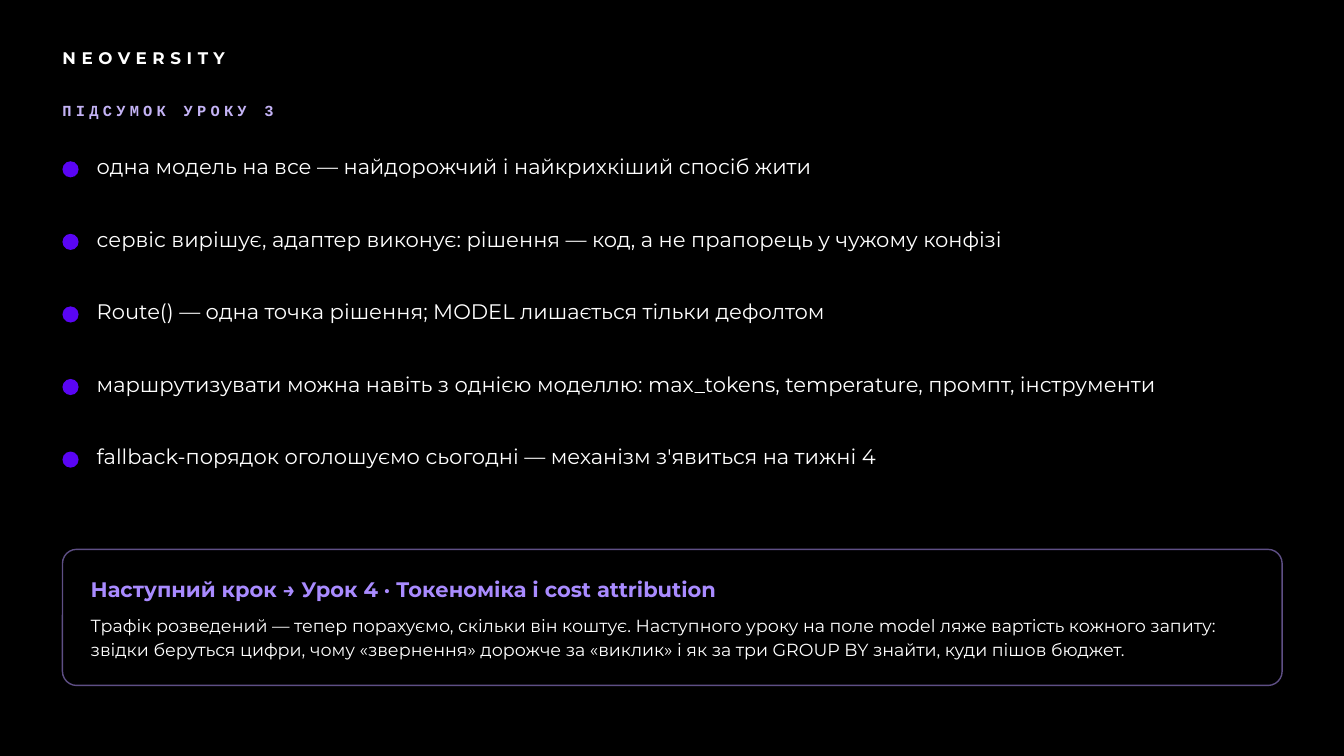
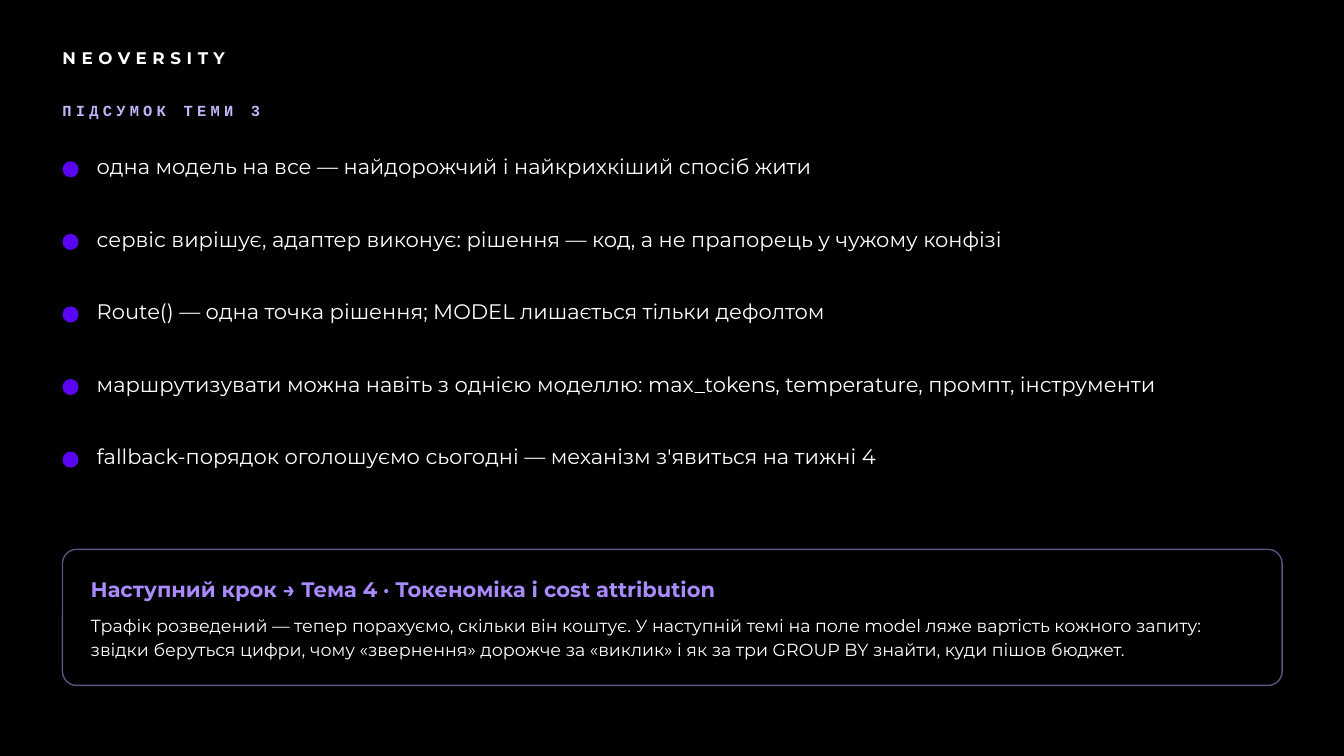
Before and after one commit to TarasFedorenkoFTV/llmops-bootcamp, a slide deck: slide 27 of docs/decks/L03.pptx. Drawn at 1344x756 pixels with LibreOffice and Linux fonts; fonts in the diff are those of the drawing; background and template pictures are left out. Boxes give left, top, right and bottom in pixels: in the first picture for what was removed or moved away, otherwise in the second. Text is boxed around its words. In the diff, an @@ line names an element or a change of style, - is before the commit and + after.

```diff
--- a/docs/decks/L03.pptx
+++ b/docs/decks/L03.pptx
@@ text at (62,105,260,119): text changed @@
-ПІДСУМОК УРОКУ 3
+ПІДСУМОК ТЕМИ 3
@@ text at (91,580,715,602): text changed @@
-Наступний крок → Урок 4 · Токеноміка і cost attribution
+Наступний крок → Тема 4 · Токеноміка і cost attribution
@@ text at (91,619,1201,660): text changed @@
-Трафік розведений — тепер порахуємо, скільки він коштує. Наступного уроку на поле model ляже вартість кожного запиту: звідки беруться цифри, чому «звернення» дорожче за «виклик» і як за три GROUP BY знайти, куди пішов бюджет.
+Трафік розведений — тепер порахуємо, скільки він коштує. У наступній темі на поле model ляже вартість кожного запиту: звідки беруться цифри, чому «звернення» дорожче за «виклик» і як за три GROUP BY знайти, куди пішов бюджет.
```
Also in this commit, not shown: 23 other slides changed, 50 other files.
